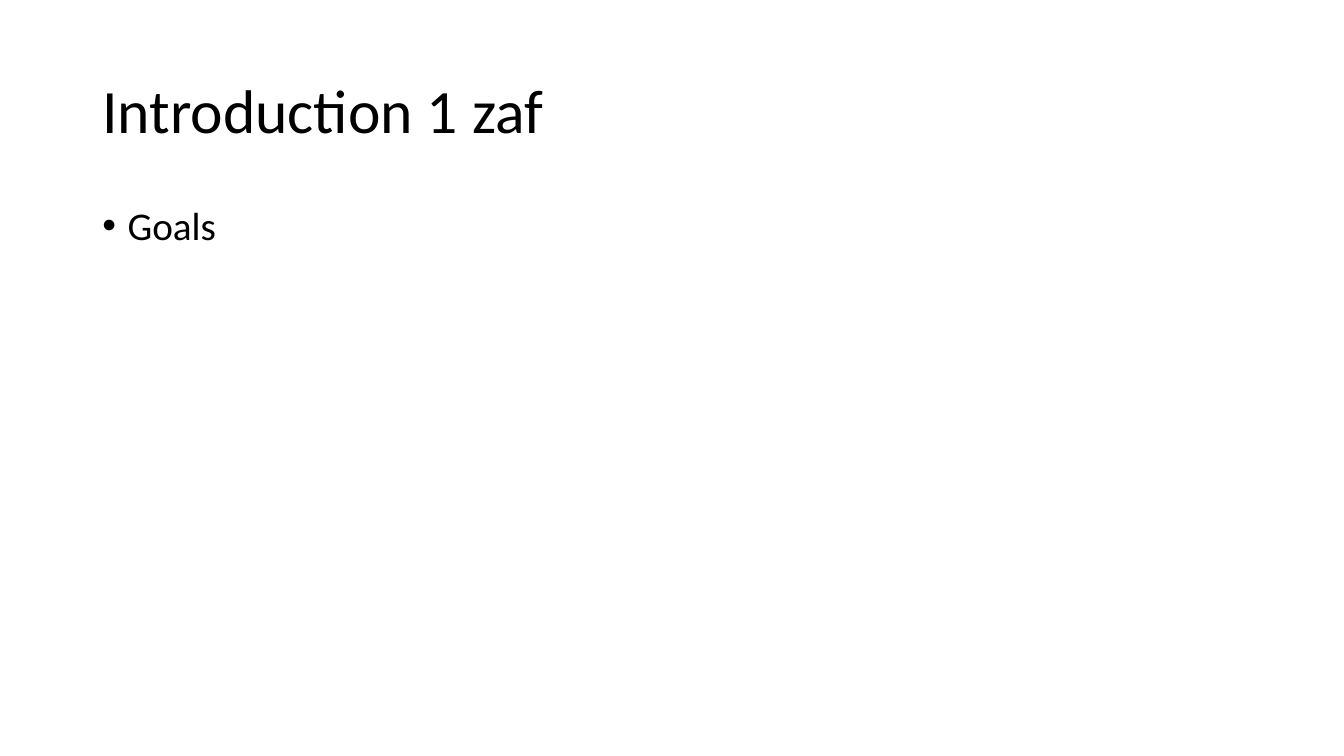
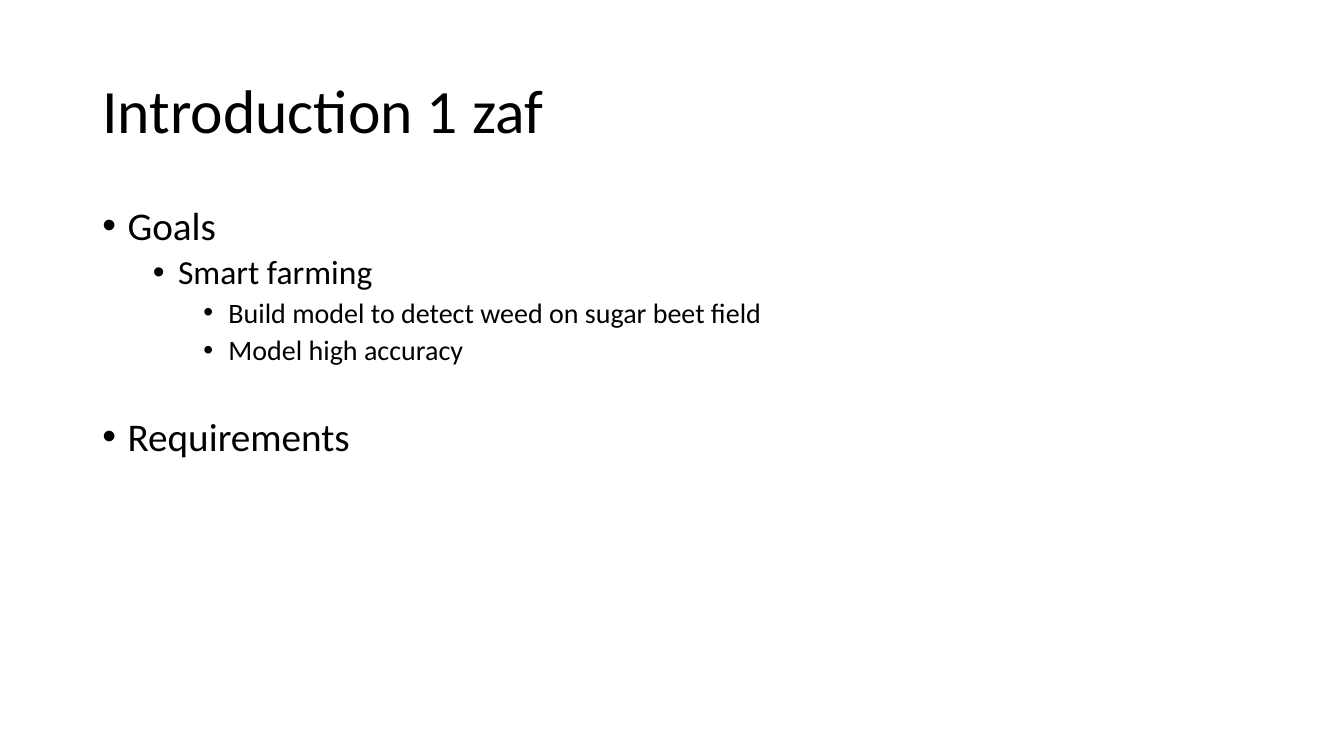
Before and after one commit to SyedMuhammadAbisRizvi/Autonomous-B, a slide deck: slide 1 of Introduction 1 zaf.pptx. Drawn at 1344x756 pixels with LibreOffice and Linux fonts; fonts in the diff are those of the drawing. Boxes give left, top, right and bottom in pixels: in the first picture for what was removed or moved away, otherwise in the second. Text is boxed around its words. In the diff, an @@ line names an element or a change of style, - is before the commit and + after.

```diff
--- a/Introduction 1 zaf.pptx
+++ b/Introduction 1 zaf.pptx
@@ text at [128, 261, 761, 458]: paragraphs added @@
+  • Smart farming
+    • Build model to detect weed on sugar beet field
+    • Model high accuracy
+• Requirements
```
Also in this commit, not shown: 6 other slides changed, 1 slide added.
